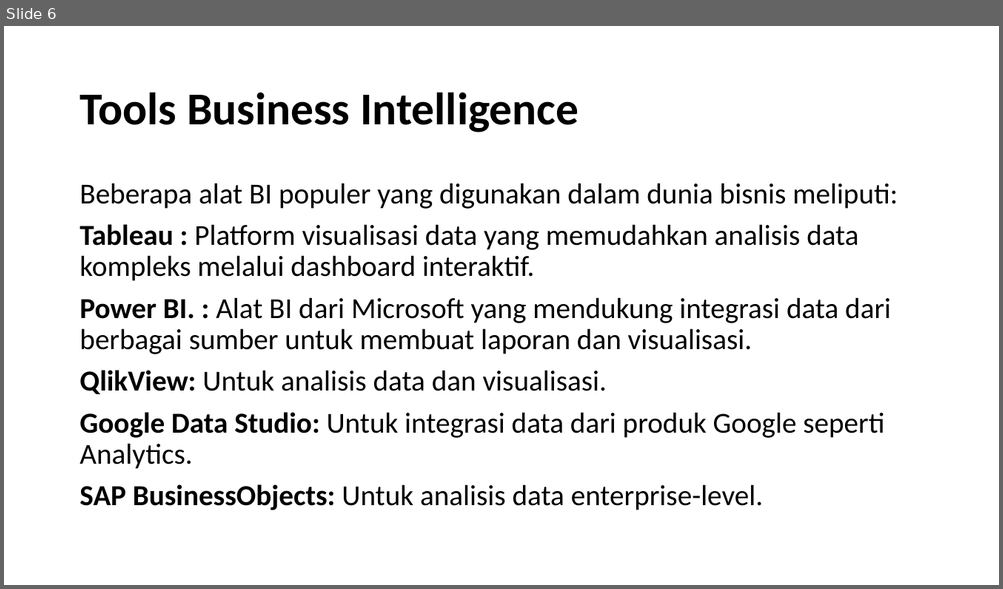
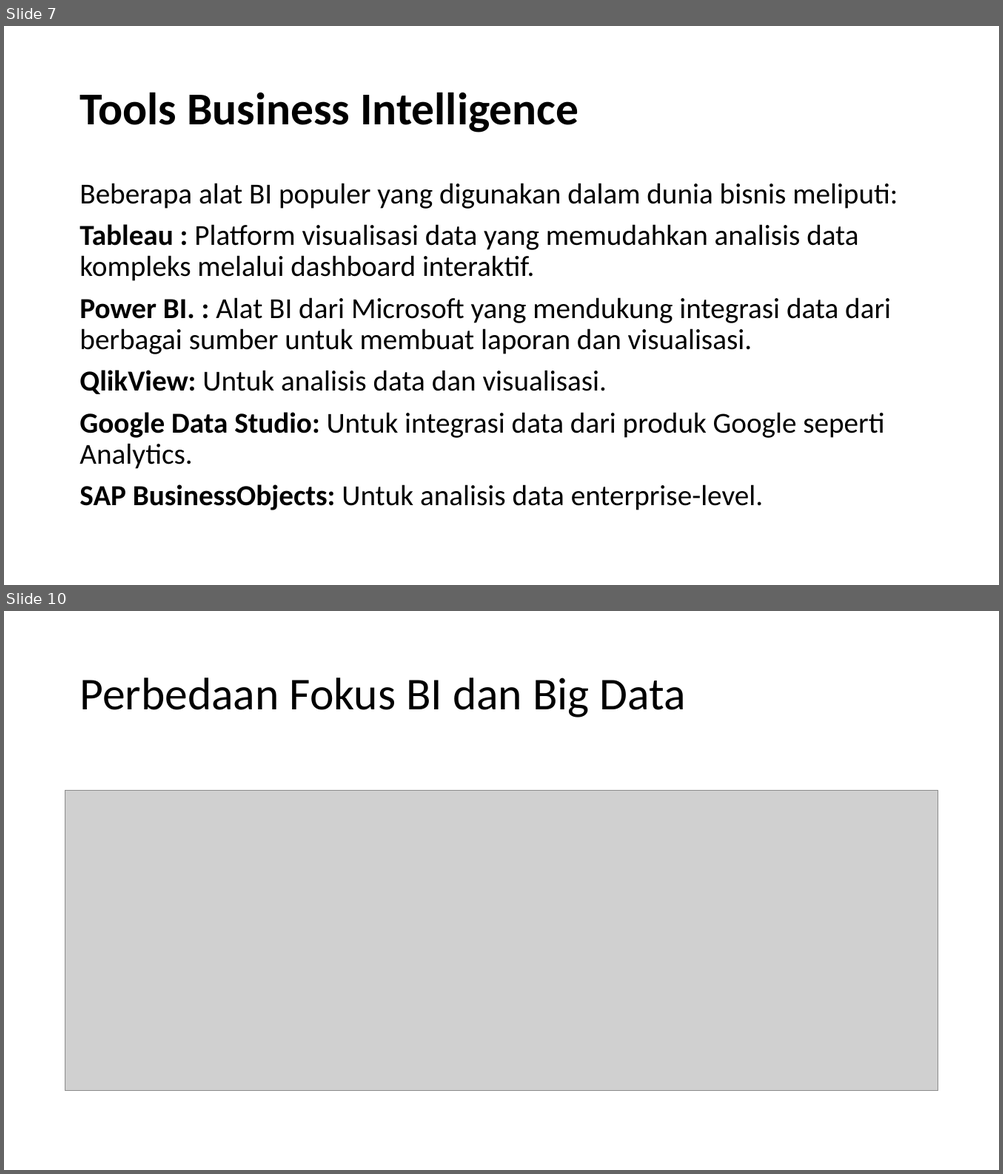
Before and after one commit to hafizirwandi/PengantarTeknologiSistemInformasi, a slide deck: 11. BI dan Big Data.pptx. Shown one above the other, each under a label of ours: slide 6 before the commit, slides 7 and 10 after it; the slides between them are not shown. The pictures are 1003x589 and 1003x1174 pixels, drawn with LibreOffice and Linux fonts; fonts in the diff are those of the drawing; grey boxes stand for pictures. Boxes give left, top, right and bottom in pixels: in the first picture for what was removed or moved away, otherwise in the second. Text is boxed around its words. In the diff, an @@ line names an element or a change of style, - is before the commit and + after.

Commit message:
big data

```diff
--- a/11. BI dan Big Data.pptx
+++ b/11. BI dan Big Data.pptx
@@ slide 10 added at (x1=4, y1=611, x2=999, y2=1170), background #FFFFFF @@
@@ title added at (x1=79, y1=678, x2=686, y2=718), 44 pt, text #000000 @@
+Perbedaan Fokus BI dan Big Data
@@ picture added at (x1=65, y1=791, x2=938, y2=1091) @@
@@ what was slide 6 is now slide 7 @@
```
Also in this commit, not shown: 4 other slides added.
